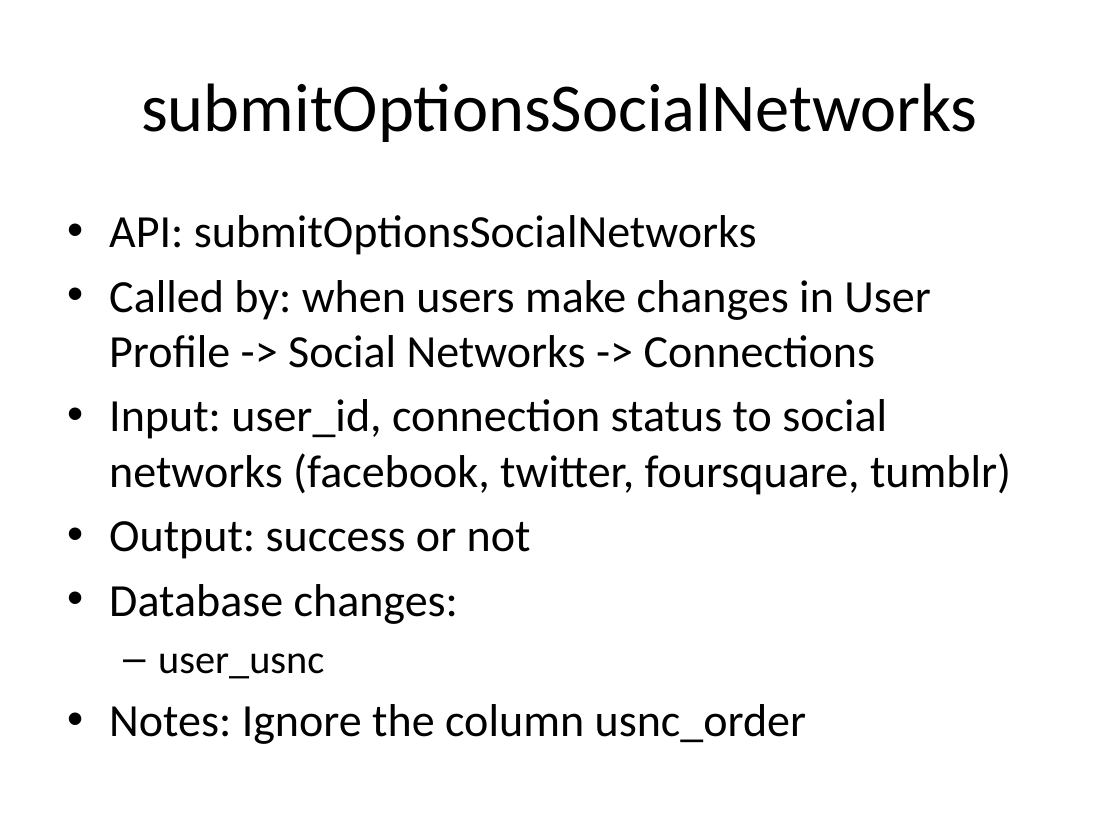
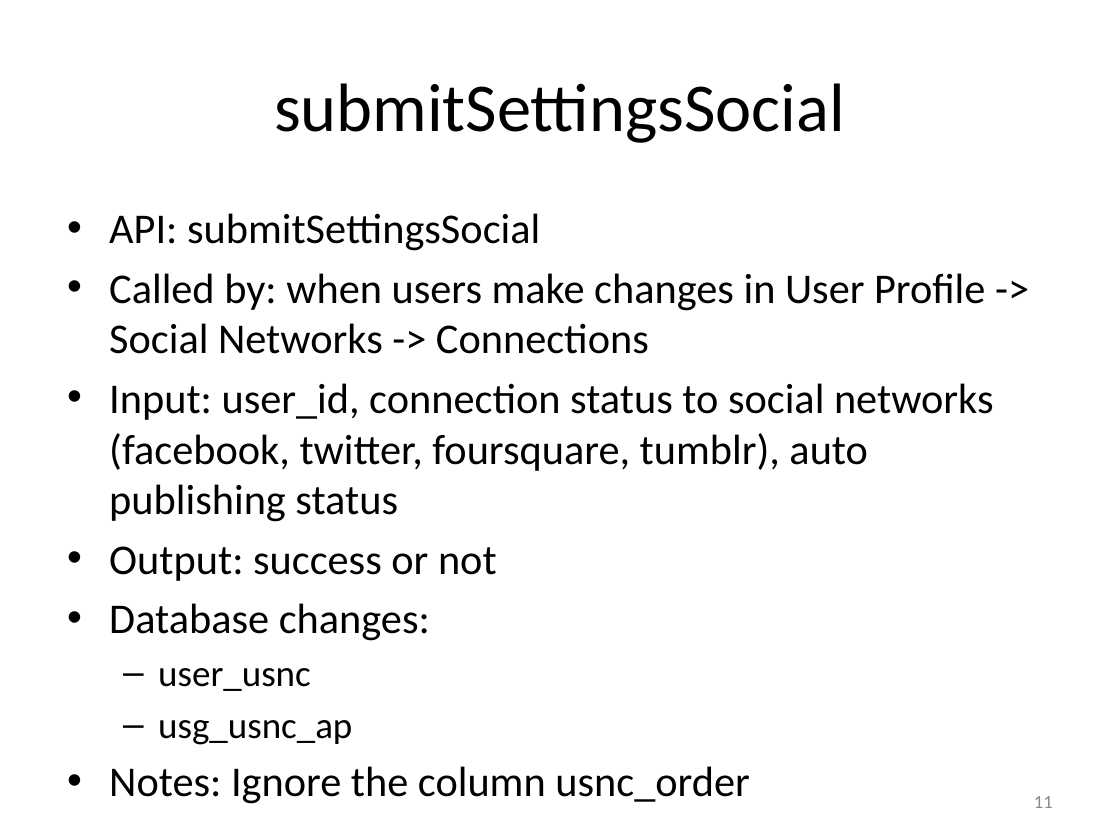
Before and after one commit to catalonia/mob, a slide deck: slide 11 of ws/WS Design Docs/API_Listing.pptx. Drawn at 1120x840 pixels with LibreOffice and Linux fonts; fonts in the diff are those of the drawing. Boxes give left, top, right and bottom in pixels: in the first picture for what was removed or moved away, otherwise in the second. Text is boxed around its words. In the diff, an @@ line names an element or a change of style, - is before the commit and + after.

```diff
--- a/ws/WS Design Docs/API_Listing.pptx
+++ b/ws/WS Design Docs/API_Listing.pptx
@@ title at (274, 83, 845, 143): text changed @@
-submitOptionsSocialNetworks
+submitSettingsSocial
@@ text at (109, 213, 540, 251): text changed; size 29.6 to 27.2 pt @@
-• API: submitOptionsSocialNetworks
+• API: submitSettingsSocial
@@ text at (109, 273, 985, 804): size 29.6 to 27.2 pt in "Called by: when users make changes in ...", "Output: success or not", "Database changes:", "Notes: Ignore the column usnc_order"; size 25.9 to 23.8 pt in "user_usnc" @@
@@ text at (109, 383, 994, 522): text changed; size 29.6 to 27.2 pt @@
-• Input: user_id, connection status to social networks (facebook, twitter, foursquare, tumblr)
+• Input: user_id, connection status to social networks (facebook, twitter, foursquare, tumblr), auto publishing status
@@ text at (158, 720, 352, 745): paragraph added @@
+  – usg_usnc_ap
@@ page number added at (1034, 796, 1053, 808), 12 pt, text #8C8C8C @@
+11
```
Also in this commit, not shown: 29 other slides changed, 7 slides added, 2 slides removed.
